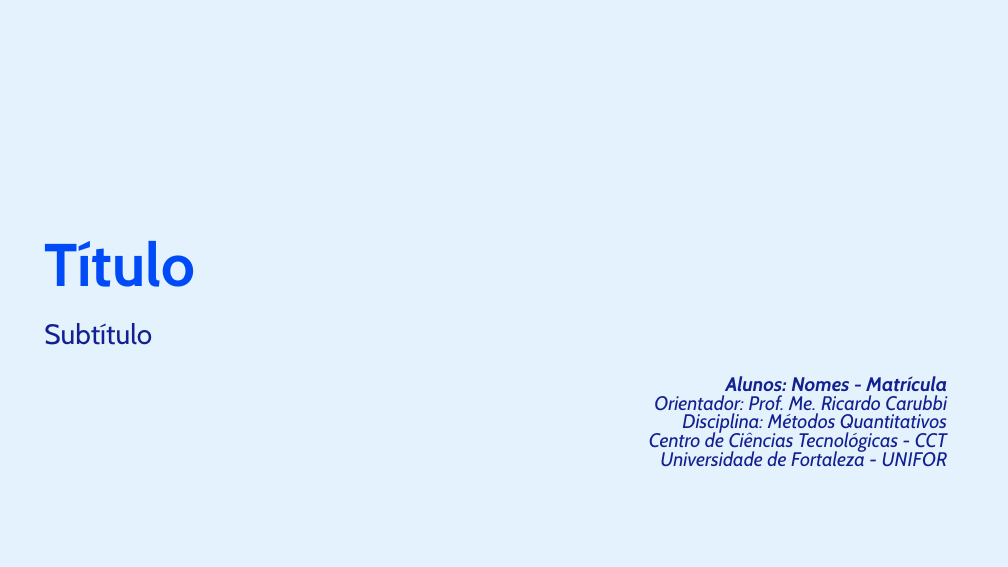
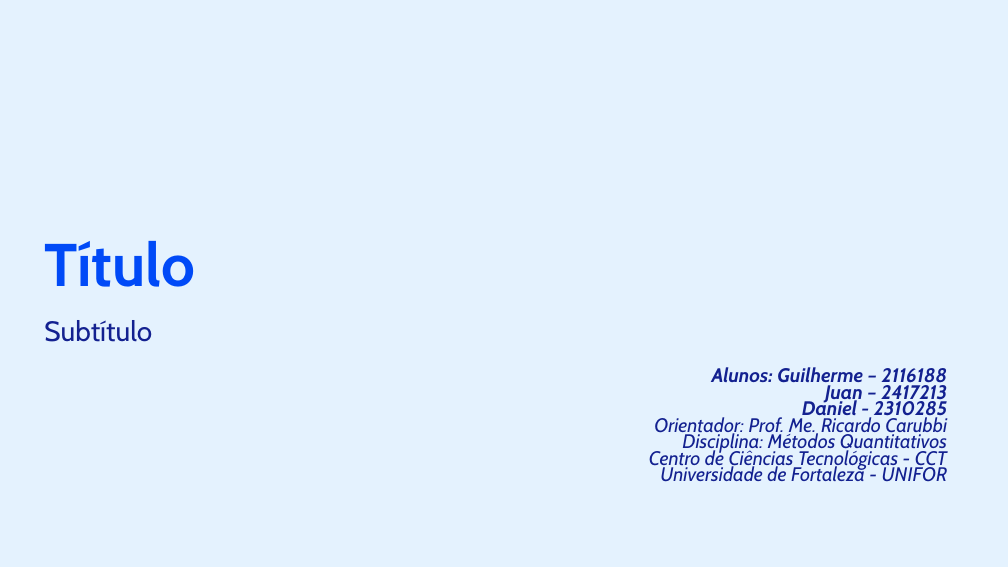
Before and after one commit to danielluccio/atv-grafos, a slide deck: slide 2 of Slide_labirinto.pptx. Drawn at 1008x567 pixels with LibreOffice and Linux fonts; fonts in the diff are those of the drawing; background and template pictures are left out. Boxes give left, top, right and bottom in pixels: in the first picture for what was removed or moved away, otherwise in the second. Text is boxed around its words. In the diff, an @@ line names an element or a change of style, - is before the commit and + after.

Commit message:
alteração dos nomes no slide

```diff
--- a/Slide_labirinto.pptx
+++ b/Slide_labirinto.pptx
@@ subtitle at (x1=44, y1=320, x2=948, y2=482): line spacing 0.8 to 0.7 @@
@@ subtitle at (x1=712, y1=367, x2=947, y2=421): text changed @@
-Alunos: Nomes - Matrícula
+Alunos: Guilherme – 2116188
+Juan – 2417213
+Daniel - 2310285
```
Also in this commit, not shown: 1 other slide changed.
